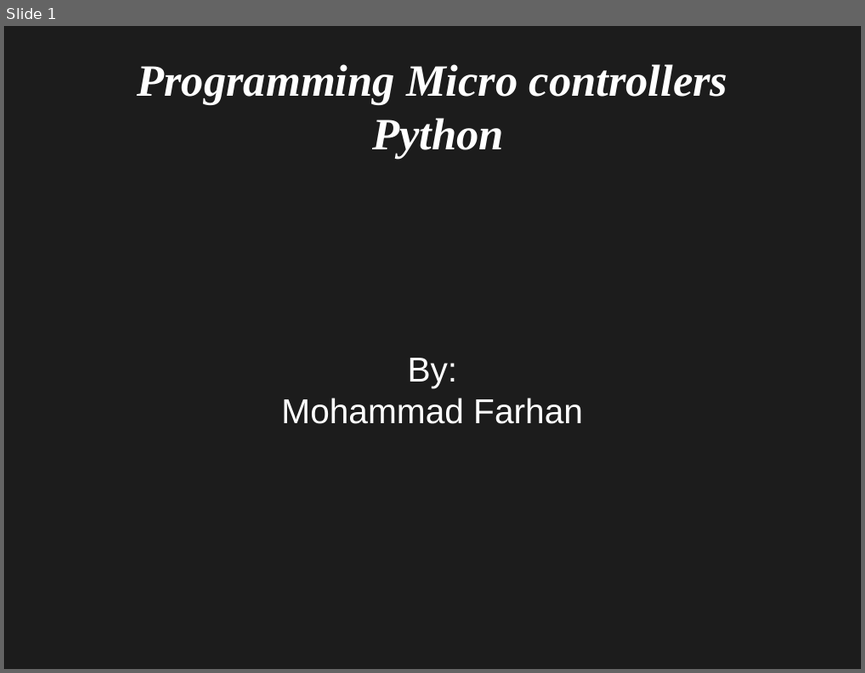
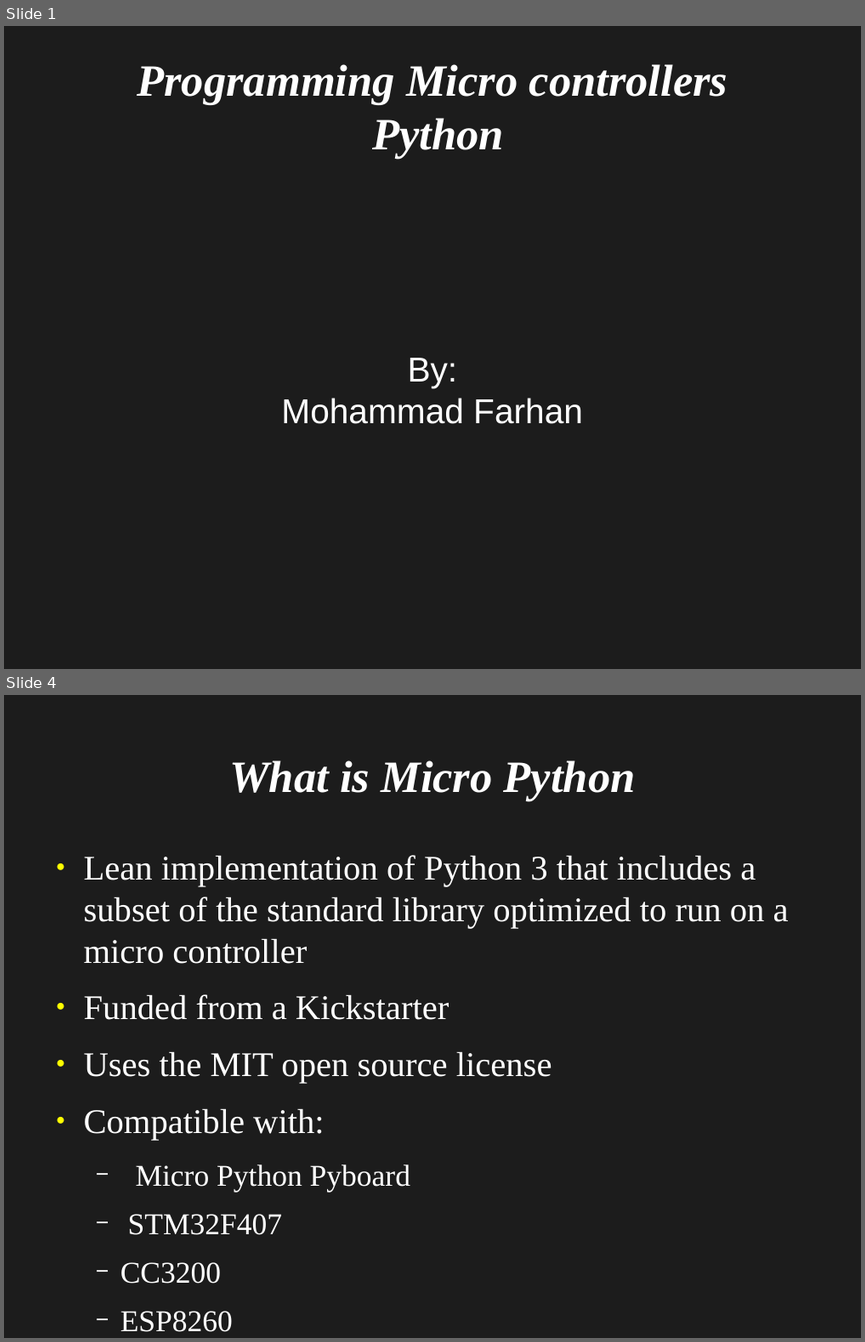
Before and after one commit to mfarhan12/micro-python, a slide deck: Introduction to Micro Python.odp. Shown one above the other, each under a label of ours: slide 1 before the commit, slides 1 and 4 after it; the slides between them are not shown. The pictures are 865x673 and 865x1342 pixels, drawn with LibreOffice and Linux fonts; fonts in the diff are those of the drawing. Boxes give left, top, right and bottom in pixels: in the first picture for what was removed or moved away, otherwise in the second. Text is boxed around its words. In the diff, an @@ line names an element or a change of style, - is before the commit and + after.

Commit message:
added what is micro python slide

```diff
--- a/Introduction to Micro Python.odp
+++ b/Introduction to Micro Python.odp
@@ slide 4 added at [4,695,861,1338], background #1C1C1C @@
@@ title added at [229,760,636,800], 41.4 pt, text #FFFFFF, bold, italic @@
+What is Micro Python
@@ text added at [84,855,789,1332], 32 pt, text #FFFFFF @@
+● Lean implementation of Python 3 that includes a subset of the standard library optimized to run on a micro controller
+● Funded from a Kickstarter
+● Uses the MIT open source license
+● Compatible with:
+  − Micro Python Pyboard
+  − STM32F407
+  − CC3200
+  − ESP8260
```
Also in this commit, not shown: 1 slide changed, 1 other slide added, 1 slide removed.
